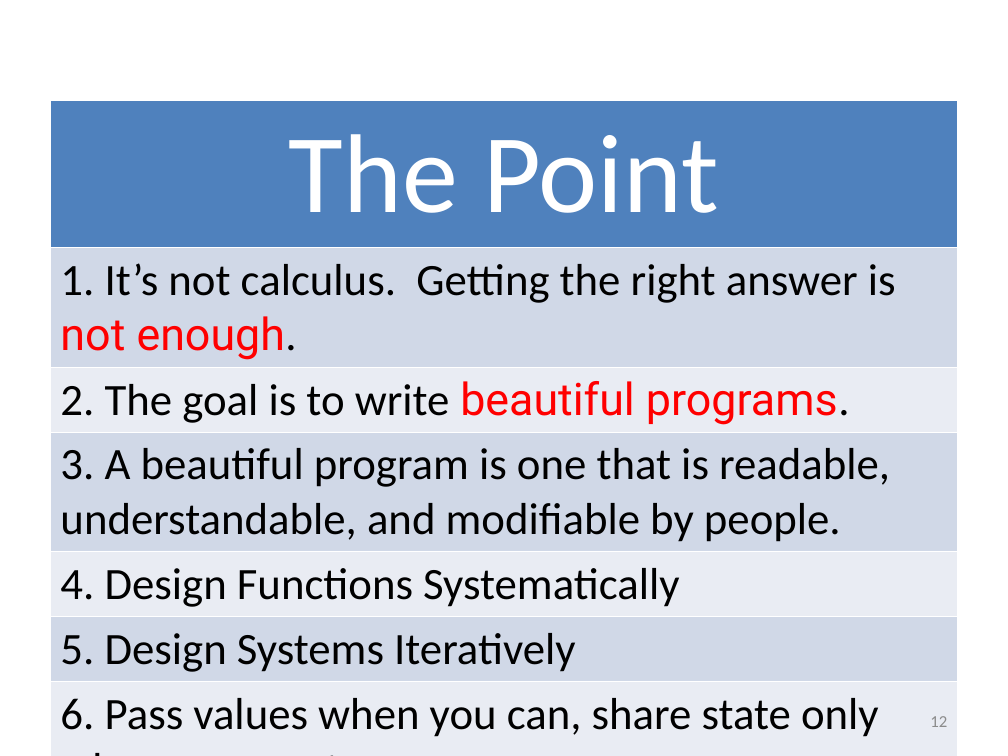
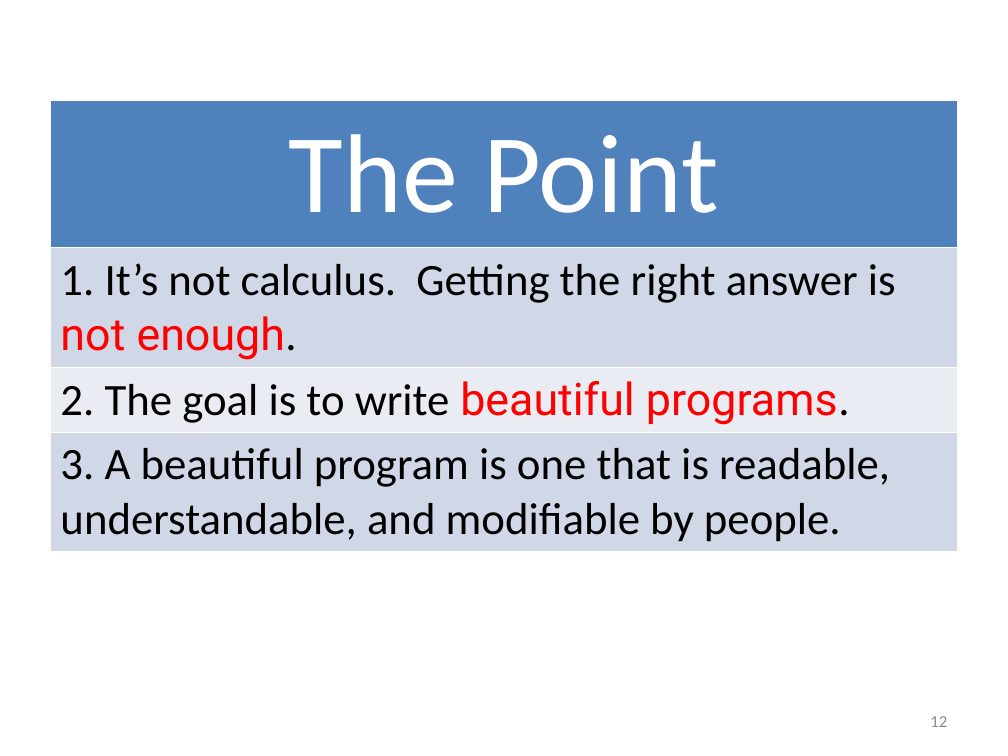
Before and after one commit to mwand/cs5010f16, a slide deck: slide 12 of Slides/Common Slides.pptx. Drawn at 1008x756 pixels with LibreOffice and Linux fonts; fonts in the diff are those of the drawing. Boxes give left, top, right and bottom in pixels: in the first picture for what was removed or moved away, otherwise in the second. Text is boxed around its words. In the diff, an @@ line names an element or a change of style, - is before the commit and + after.

Commit message:
added new Design Strategies to Common Slides.pptx

```diff
--- a/Slides/Common Slides.pptx
+++ b/Slides/Common Slides.pptx
@@ table at (50,101,958,598) @@
-row 5: 4. Design Functions Systematically
-row 6: 5. Design Systems Iteratively
-row 7: 6. Pass values when you can, share state only when you must.
```
Also in this commit, not shown: 3 other slides changed, 1 slide removed, 2 other files.
